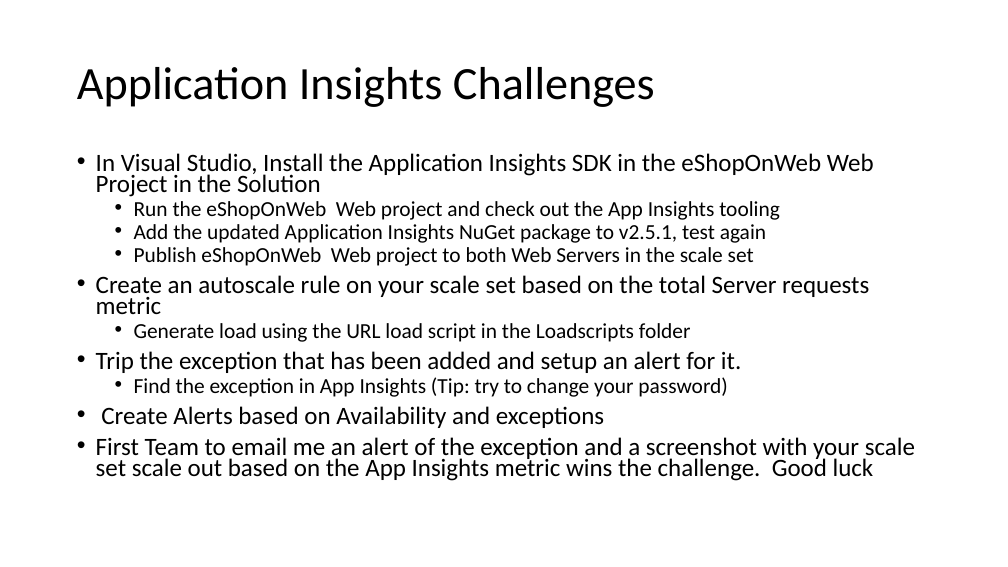
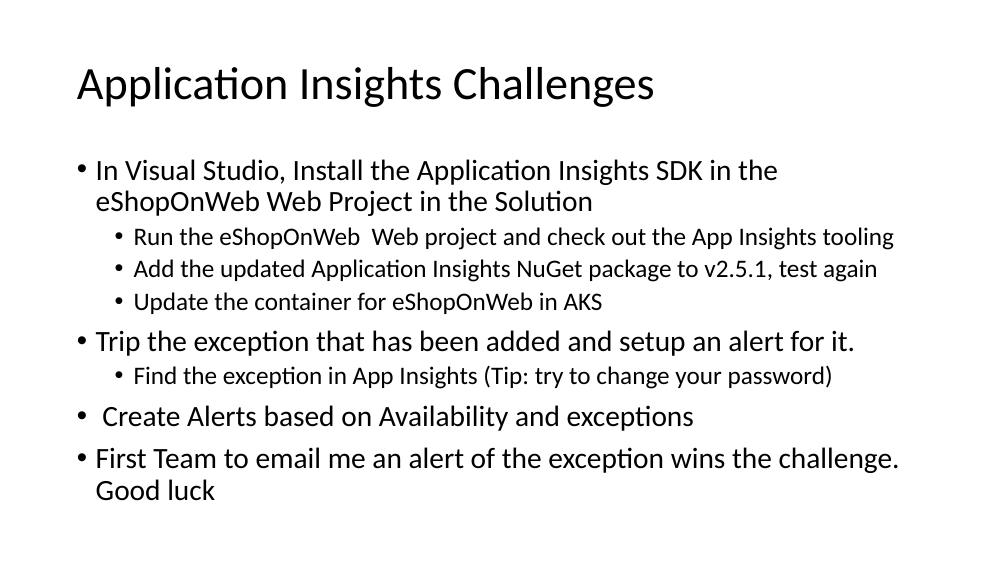
Before and after one commit to rkuehfus/pre-ready-2019-H1, a slide deck: slide 8 of Student/Guides/Challenges.pptx. Drawn at 1008x567 pixels with LibreOffice and Linux fonts; fonts in the diff are those of the drawing. Boxes give left, top, right and bottom in pixels: in the first picture for what was removed or moved away, otherwise in the second. Text is boxed around its words. In the diff, an @@ line names an element or a change of style, - is before the commit and + after.

```diff
--- a/Student/Guides/Challenges.pptx
+++ b/Student/Guides/Challenges.pptx
@@ text at (96, 159, 894, 431): size 23.8 to 28 pt in "In Visual Studio, Install the Application Insights ...", "Trip the exception that has been added ...", "Create Alerts based on Availability and exceptions"; size 20.4 to 24 pt in "Run the eShopOnWeb Web project and check ...", "Add the updated Application Insights NuGet package ...", "Find the exception in App Insights (Tip: ..."; line spacing 0.7 to 0.9 @@
@@ text at (134, 292, 603, 314): text changed; size 20.4 to 24 pt @@
-  • Publish eShopOnWeb Web project to both Web Servers in the scale set
-• Create an autoscale rule on your scale set based on the total Server requests metric
-  • Generate load using the URL load script in the Loadscripts folder
+  • Update the container for eShopOnWeb in AKS
@@ text at (96, 447, 900, 501): text changed; size 23.8 to 28 pt @@
-• First Team to email me an alert of the exception and a screenshot with your scale set scale out based on the App Insights metric wins the challenge. Good luck
+• First Team to email me an alert of the exception wins the challenge. Good luck
```
Also in this commit, not shown: 2 other slides changed.
